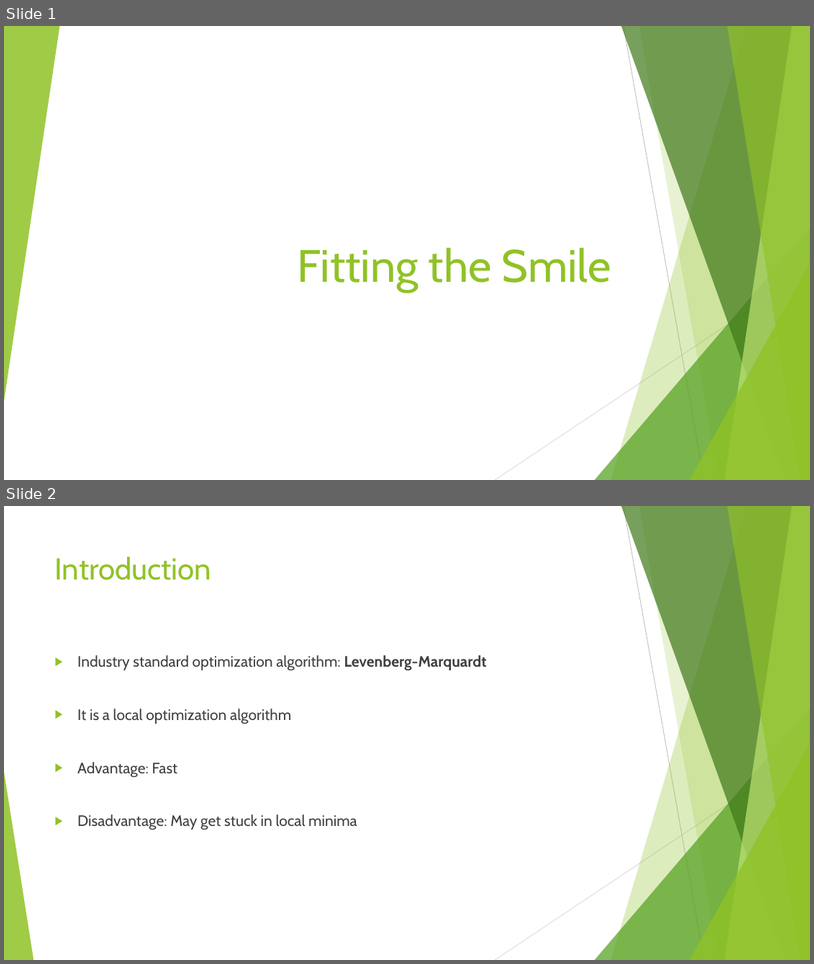
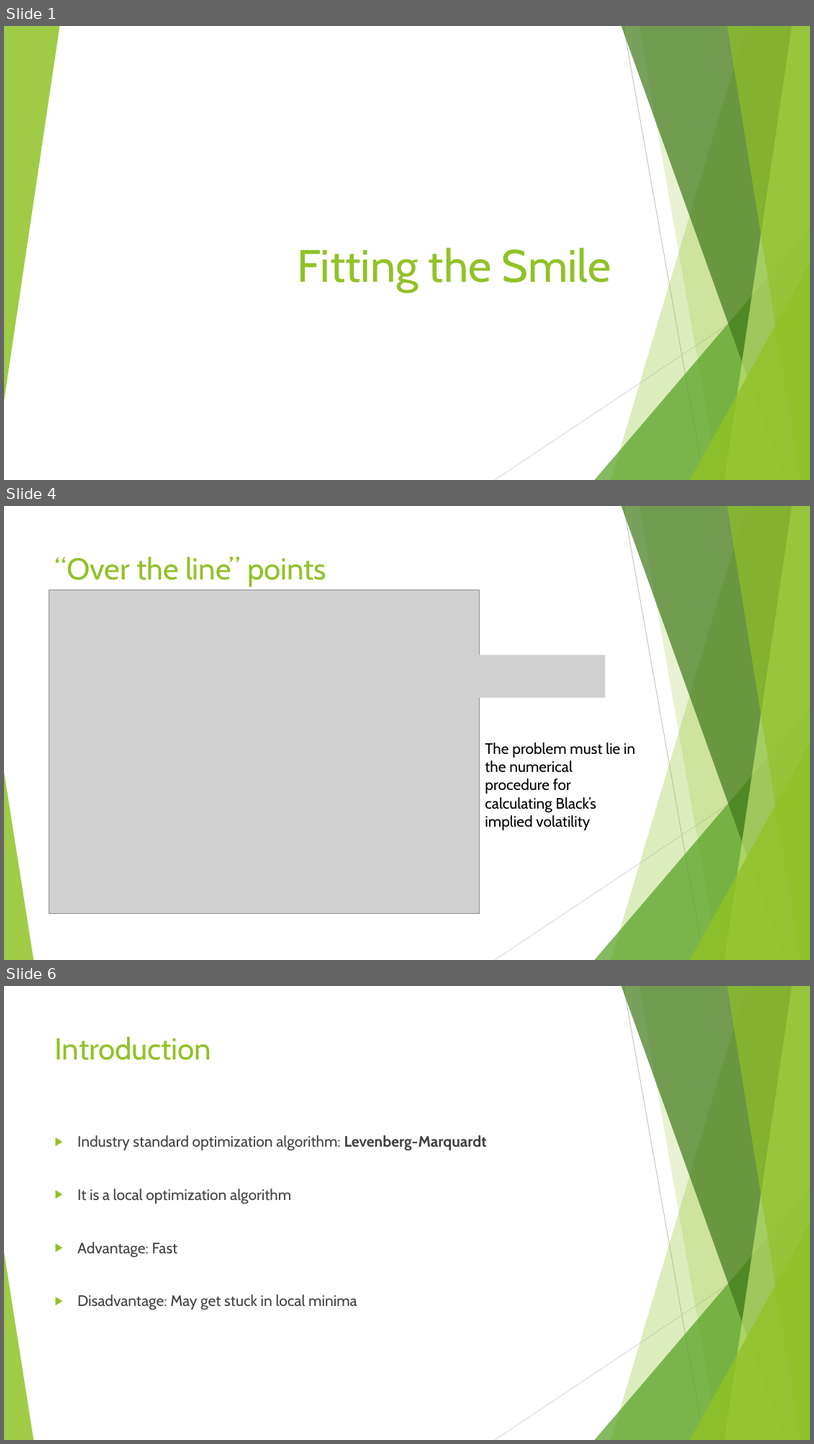
Before and after one commit to franciscopfsimoes/Thesis, a slide deck: PPTs/Fitting the Smile.pptx. Shown one above the other, each under a label of ours: slides 1 and 2 before the commit, slides 1, 4 and 6 after it; the slides between them are not shown. The pictures are 814x964 and 814x1444 pixels, drawn with LibreOffice and Linux fonts; fonts in the diff are those of the drawing; grey boxes stand for pictures. Boxes give left, top, right and bottom in pixels: in the first picture for what was removed or moved away, otherwise in the second. Text is boxed around its words. In the diff, an @@ line names an element or a change of style, - is before the commit and + after.

```diff
--- a/PPTs/Fitting the Smile.pptx
+++ b/PPTs/Fitting the Smile.pptx
@@ slide 4 added at <box>4,506,810,960</box>, background #FFFFFF; not listed: 10 template elements that a slide beside it also shows @@
@@ title added at <box>55,556,327,587</box>, 36 pt, text #90C226 @@
+“Over the line” points
@@ picture added at <box>49,590,479,913</box> @@
@@ picture added at <box>468,655,606,698</box> @@
@@ text added at <box>485,742,635,830</box>, 18 pt, text #000000 @@
+The problem must lie in the numerical procedure for calculating Black’s implied volatility
@@ what was slide 2 is now slide 6 @@
```
Also in this commit, not shown: 4 other slides added.
